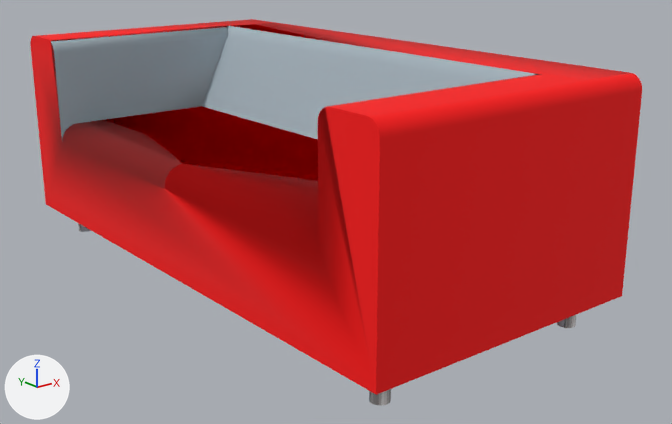
The COLLADA model mbot_simulation_environments/models/isr-testbed/sofa.dae as it was, and as the next commit left it.
The view is the same before and after, from a 50 mm camera at (0.889, 1.119, 1.059) aimed at (2.592, 3.247, 0.208). The axes (+X, +Y, +Z) are drawn at lower left. The lights are the same throughout. Where no turn or scale is listed for an object, it has been applied to the vertices. Vertices at the same position are counted once.

Before the edit, the objects in view are built like this:
```python
mat_material = principled_material('material')
mat_material.base_color = (0.371, 0.445, 0.497)  # grey #a4b2bb
mat_material.roughness = 0.9
mat_red = principled_material('__Red_')
mat_red.base_color = (1.0, 0.0, 0.0)  # red #ff0000
mat_red.roughness = 0.9
me_instance_0 = bpy.data.meshes.new('instance_0')
me_instance_0.from_pydata(...)  # 275 vertices, 633 faces; spans x -0.88..0.0, y -1.8..0.0, z 0.0..0.69
# faces by material slot: [215, 234, 184]
me_instance_0.materials.append(mat_red)  # red #ff0000
me_instance_0.materials.append(mat_material)  # grey #a4b2bb
me_instance_0.materials.append(mat_corrogateshiny_2)  # picture img_corrogateshiny_2_jpg
ob_instance_0 = bpy.data.objects.new('instance_0', me_instance_0)
ob_instance_0.location = (2.955, 4.263, 0.0)
```
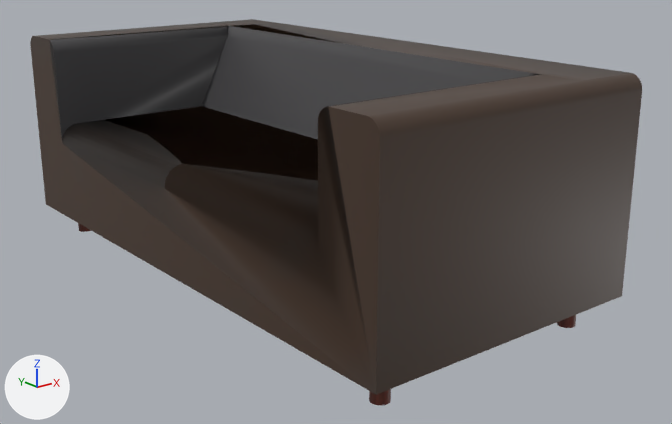
The newer file is also turned or shifted as a whole; pictures and numbers use the older file's frame.

What changed in the scene script:
```text
Add img_sofa_color_png:
    img_sofa_color_png = load_image('sofa_color.png', 'sofa/sofa_color.png', 600, 600, 'sRGB')
Change mat_red:
    remove mat_red.base_color = (1.0, 0.0, 0.0)  # red #ff0000
    add mat_red.texture = img_sofa_color_png
    mat_red.roughness: 0.9 -> 0.44
Change mat_material:
    remove mat_material.base_color = (0.371, 0.445, 0.497)  # grey #a4b2bb
    add mat_material.texture = img_sofa_color_png
    mat_material.roughness: 0.9 -> 0.44
Change me_instance_0:
    used by ob_instance_0; location = (2.955, 4.263, 0.0)
    remove me_instance_0.from_pydata(...)  # 275 vertices, 633 faces; spans x -0.88..0.0, y -1.8..0.0, z 0.0..0.69
    remove me_instance_0.materials.append(mat_corrogateshiny_2)  # picture img_corrogateshiny_2_jpg
    add me_instance_0.from_pydata(...)  # 82 vertices, 158 faces; spans x -0.88..0.0, y -1.8..0.0, z 0.09..0.69
    me_instance_0 part 1
    193 vertices are removed from x -0.8..-0.08, y -1.72..-0.08, z 0.0..0.65
    477 faces are deleted
    2 new faces join them, mat_material (picture img_sofa_color_png)
    me_instance_0 part 2: 158 kept faces spanning x -0.88..0.0, y -1.8..0.0, z 0.09..0.69 get new texture (UV) coordinates
    me_instance_0 part 3: 2 faces spanning x -0.88..-0.2, y -1.63..-0.17, z 0.68..0.69 switch from mat_red (red #ff0000) to mat_material (picture img_sofa_color_png)
```

Where the change shows, as pixel boxes [x1, y1, x2, y2] in the pictures (672 x 424 px):
'instance_0', surface changed: [30, 19, 642, 406] in both
'instance_0_002', now drawn: after [369, 389, 391, 406]
'instance_0_003', now drawn: after [557, 315, 576, 328]
'instance_0_001', now drawn: after [78, 223, 91, 232]
part 1 of me_instance_0, cut back: before [78, 223, 576, 406]
part 2 of me_instance_0, surface changed (red): before [30, 19, 642, 395]
part 3 of me_instance_0, recoloured: before [50, 28, 211, 41]
